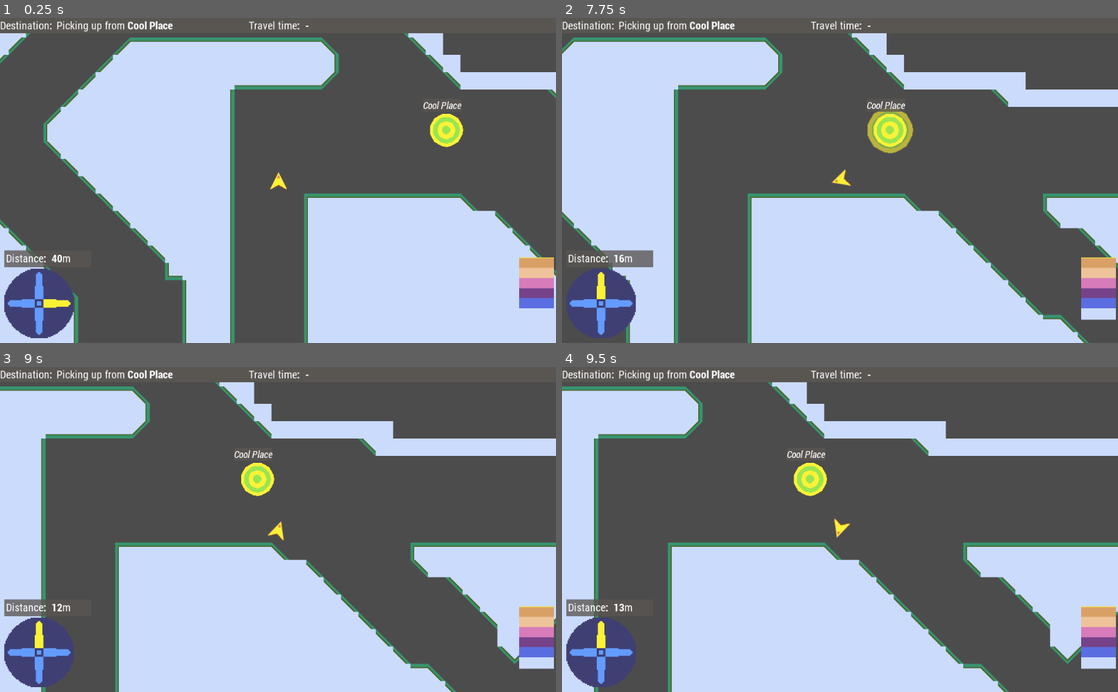
Above: before the commit, frames 1-4 (two rows, left to right).
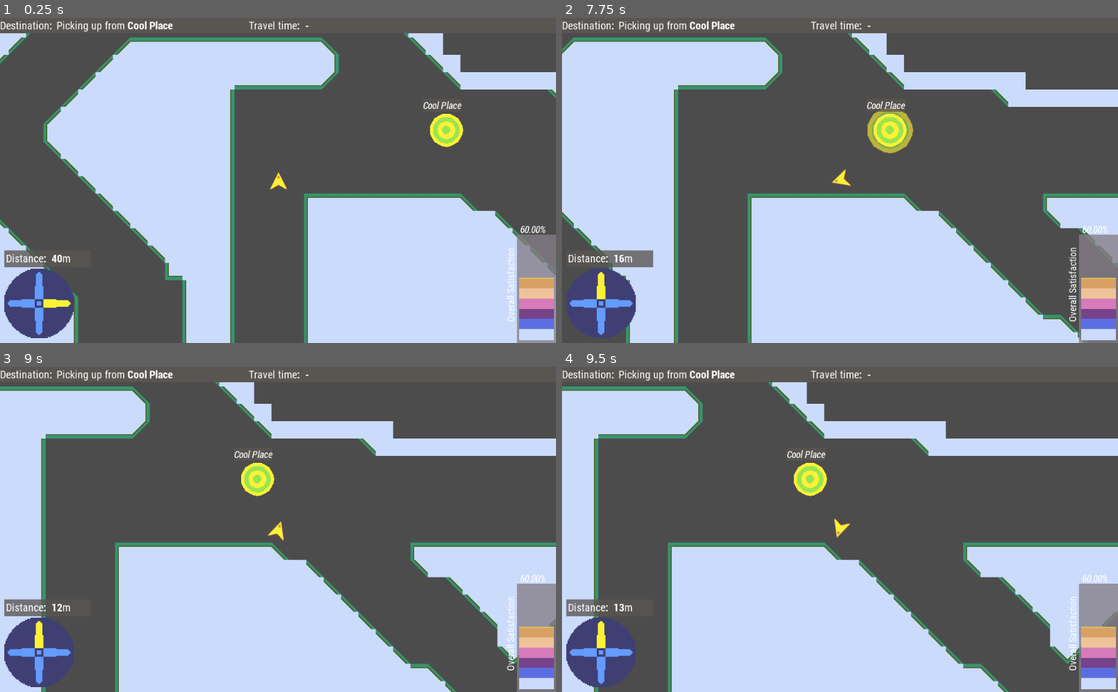
Above: after the commit, the same moments.

Repository: broquaint/comrade-cabbie
Game: Godot game, scene res://Root.tscn
Same seed, same stepped clock (60 frames per second), same inputs: the game is played once before the commit and once after it.
Inputs:
- Up to frame 1 (0.25 s): no input
- Up to frame 2 (7.75 s): tap Enter at 0.5 s; hold Right (move_right) 0.53-1.28 s; hold Left (move_left) 1.28-2.03 s; hold Right (move_right) 2.03-2.78 s; hold Up (move_up) 2.78-3.53 s; hold Left (move_left) 3.53-5.78 s; hold Right (move_right) 5.78-6.53 s; hold Up (move_up) 6.53-7.28 s; hold Right (move_right) from 7.28 s (still down)
- Up to frame 3 (9 s): release Right (move_right) at 8.03 s; hold Left (move_left) from 8.03 s (still down)
- Up to frame 4 (9.5 s): keep holding Left (move_left)

The runs differ from the first frame. In frame 1, 2.3% of the frame differs, in the area x 91-100%, y 63-100%; in frame 2, 2.5%, in the area x 91-100%, y 64-100%; in frame 3, 2.5%; in frame 4, 2.5%.

Commit message:
Gave satisfaction meter some polish
Now it is less ugly.

Diff:
--- a/GameState.gd
+++ b/GameState.gd
@@ -39,4 +39,3 @@
 		JourneyScore.SLUGGISH:
 			ratio = 0.95
 	satisfaction = clamp(satisfaction * ratio, 0, 100)
-	print("On %s satisfaction was %.2f now %.2f based on ratio %.2f for score %s [%s]" % [self, satisfaction_before, satisfaction, ratio, JourneyScore.keys()[journey_score], journey_score])
--- a/HUD.tscn
+++ b/HUD.tscn
@@ -59,11 +59,14 @@
 "values": [ Vector2( -470, 146 ), Vector2( 250, 146 ), Vector2( 250, 146 ), Vector2( 1025, 146 ) ]
 }
 
+[sub_resource type="DynamicFontData" id=12]
+font_path = "res://assets/robotocondensed-regular.ttf"
+
+[sub_resource type="DynamicFont" id=13]
+size = 18
+font_data = SubResource( 12 )
+
 [node name="HUD" type="CanvasLayer"]
-__meta__ = {
-"_edit_horizontal_guides_": [ 596.049 ],
-"_edit_vertical_guides_": [ 8.74681, 1020.03 ]
-}
 
 [node name="Control" type="Control" parent="."]
 margin_right = 1025.0
@@ -211,13 +214,36 @@
 "_editor_description_": ""
 }
 
+[node name="ColorRect" type="ColorRect" parent="."]
+margin_left = 952.0
+margin_top = 400.0
+margin_right = 1026.0
+margin_bottom = 606.0
+color = Color( 0.517647, 0.494118, 0.529412, 0.784314 )
+
+[node name="MeterLabel" type="Label" parent="."]
+margin_left = 930.176
+margin_top = 561.331
+margin_right = 1068.18
+margin_bottom = 583.331
+rect_rotation = -90.2
+theme = ExtResource( 13 )
+custom_fonts/font = SubResource( 13 )
+text = "Overall Satisfaction"
+
+[node name="MeterValue" type="Label" parent="."]
+anchor_left = 2.837
+anchor_top = -0.457
+anchor_right = 2.837
+anchor_bottom = -0.457
+margin_left = -1947.07
+margin_top = 652.102
+margin_right = -1907.07
+margin_bottom = 676.102
+theme = ExtResource( 13 )
+text = "60%"
+
 [node name="SatisfactionMeter" type="Sprite" parent="."]
 position = Vector2( 987.611, 499.535 )
 texture = ExtResource( 14 )
 script = ExtResource( 15 )
-
-[node name="Label" type="Label" parent="SatisfactionMeter"]
-margin_left = -987.611
-margin_top = -499.535
-margin_right = -947.611
-margin_bottom = -485.535
--- a/SatisfactionMeter.gd
+++ b/SatisfactionMeter.gd
@@ -1,13 +1,26 @@
 extends Sprite
 
+var orig_pos : Vector2
+
 func _ready():
+	orig_pos = position
 	set_region(true)
 	set_meter()
+#	var sb = StyleBoxFlat.new()
+#	sb.bg_color = Color("#c8595652")
+#	$"../MeterLabel".add_stylebox_override("normal", sb)
+#	var sb2 = StyleBoxFlat.new()
+#	sb2.bg_color = Color("#c8595652")
+#	$"../MeterValue".add_stylebox_override("normal", sb2)
 
 func set_meter():
 	var ts = texture.get_size()
 	var new_height = ts.y * (GameState.satisfaction/100)
-	set_region_rect(Rect2(0, ts.y-new_height, ts.x, new_height))
+	var offset     = ts.y - new_height
+	set_region_rect(Rect2(0, offset, ts.x, new_height))
+	position.y = orig_pos.y + offset/2
+
+	$"../MeterValue".text = "%.2f%%" % GameState.satisfaction
 
 func on_new_dropoff(dropoff, travel_time, travel_score):
 	# Should ensure the satisfaction value is in its final state
Not shown: 1 places in HUD.tscn that only renumber resources
